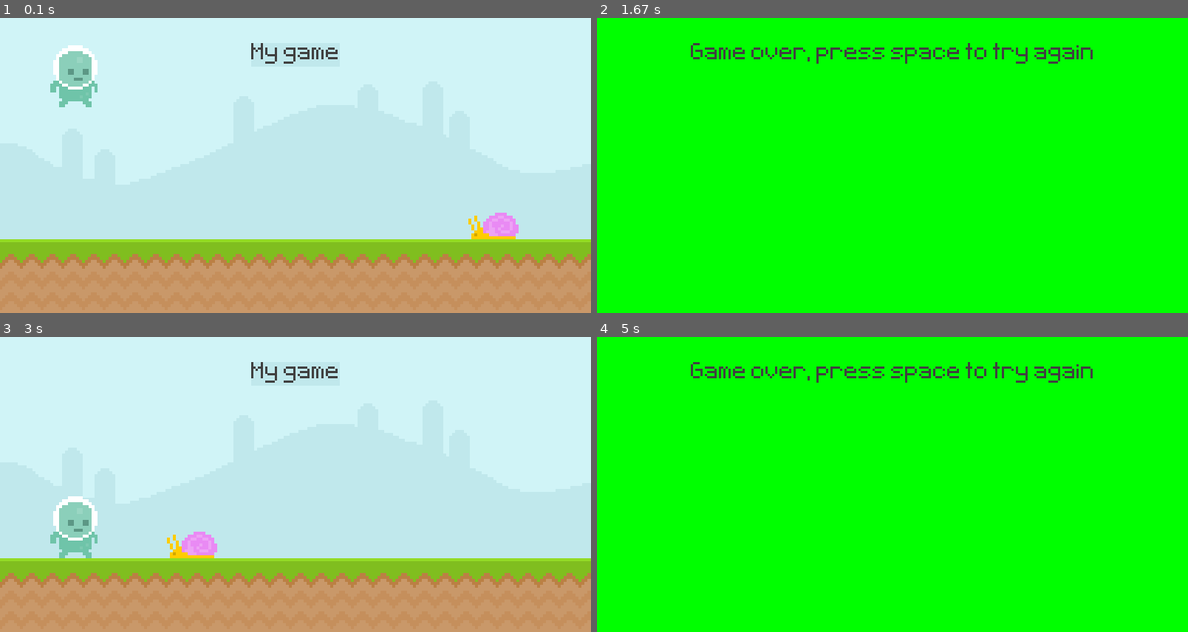
Above: before the commit, frames 1-4 (two rows, left to right).
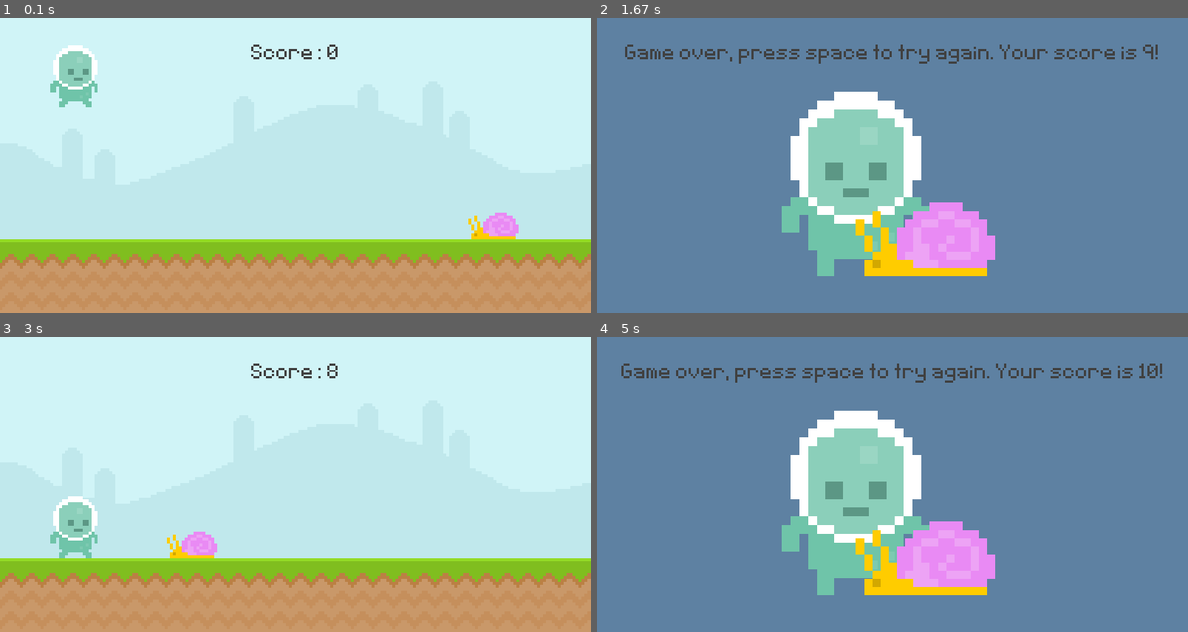
Above: after the commit, the same moments.

Repository: JackMcQuack/pygame-tutorial
Game: pygame game, started from main.py
Same seed, same stepped clock (60 frames per second), same inputs: the game is played once before the commit and once after it.
Inputs (mouse positions are in pixels of both pictures, inside the frame that each line leads up to):
- Up to frame 1 (0.1 s): no input
- Up to frame 2 (1.67 s): click (667, 206) at 0.38 s
- Up to frame 3 (3 s): tap Space at 1.67 s; click (70, 525) at 2.05 s
- Up to frame 4 (5 s): tap Space at 3.33 s; click (667, 525) at 3.72 s

The runs differ from the first frame. In frame 1, 0.4% of the frame differs, in the area x 42-58%, y 8-16%; in frame 2, 100%; in frame 3, 0.4%; in frame 4, 100%, in the area x 0-100%, y 0-100%.

Commit message:
Added a scoring system and recolored the end screen.

Diff:
--- a/main.py
+++ b/main.py
@@ -1,27 +1,43 @@
 import pygame
 from sys import exit
+
+def display_score():
+    global current_time
+    current_time = (pygame.time.get_ticks() - start_time) // 150
+    score_surface = test_font.render(f'Score: {current_time}', False, (64, 64, 64))
+    score_rect = score_surface.get_rect(center = (400, 50))
+    screen.blit(score_surface, score_rect)
 
 pygame.init()
 screen = pygame.display.set_mode((800, 400))
 pygame.display.set_caption("Pygame Demo")
 clock = pygame.time.Clock()
-test_font = pygame.font.Font("font/Pixeltype.ttf", 50)
+test_font = pygame.font.Font("font/Pixeltype.ttf", 45)
 game_active = True
+start_time = 0
+current_time = 0
 
 sky_surface = pygame.image.load("graphics/Sky.png").convert_alpha()
 ground_surface = pygame.image.load("graphics/ground.png").convert_alpha()
 
-text_surface = test_font.render("My game", False, (64, 64, 64))
-text2_surface = test_font.render("Game over, press space to try again", False, (64, 64, 64))
-text_rect = text_surface.get_rect(center = (400, 50))
-text2_rect = text2_surface.get_rect(center = (400, 50))
+# text_surface = test_font.render("My game", False, (64, 64, 64))
+# text_rect = text_surface.get_rect(center = (400, 50))
+
 snail_surface = pygame.image.load("graphics/snail/snail1.png")
 snail_rect = snail_surface.get_rect(midbottom = (700, 300))
 
 player_gravity = 0
-
 player_surface = pygame.image.load("graphics/player/player_walk_1.png").convert_alpha()
 player_rect = player_surface.get_rect(midbottom = (100, 100))
+
+player_stand_surface = pygame.image.load("graphics/player/player_stand.png")
+player_stand_scaled = pygame.transform.scale(player_stand_surface, (200, 250))
+player_stand_rect = player_stand_scaled.get_rect(midbottom = (350, 350))
+
+snail_stand_surface = pygame.image.load("graphics/snail/snail1.png")
+snail_stand_scaled = pygame.transform.scale(snail_stand_surface, (200, 100))
+snail_stand_rect = snail_stand_scaled.get_rect(midbottom = (450, 350))
+
 while True:
     for event in pygame.event.get():
         if event.type == pygame.QUIT:
@@ -31,10 +47,10 @@
             if event.key == pygame.K_SPACE:
                 if game_active and player_rect.bottom == 300:
                     player_gravity = -20
-                else:
+                if not game_active:
+                    start_time = pygame.time.get_ticks()
                     snail_rect.left = 700
                     game_active = True
-
 
         if event.type == pygame.MOUSEBUTTONDOWN:
             if player_rect.collidepoint(event.pos) and player_rect.bottom == 300:
@@ -43,9 +59,12 @@
     if game_active:
         screen.blit(sky_surface, (0, 0))
         screen.blit(ground_surface, (0, 300))
-        pygame.draw.rect(screen, '#c0e8ec', text_rect)
-        pygame.draw.rect(screen, '#c0e8ec', text_rect, 20)
-        screen.blit(text_surface, text_rect)
+
+        display_score()
+        # pygame.draw.rect(screen, '#c0e8ec', text_rect)
+        # pygame.draw.rect(screen, '#c0e8ec', text_rect, 20)
+        # screen.blit(text_surface, text_rect)
+
         screen.blit(snail_surface, snail_rect)
         if snail_rect.right <= 0:
             snail_rect.left = 800
@@ -59,8 +78,12 @@
         if snail_rect.colliderect(player_rect):
             game_active = False
     else:
-        screen.fill('Green')
-        screen.blit(text2_surface, text2_rect)
+        endtext_surface = test_font.render(f"Game over, press space to try again. Your score is {current_time}!", False, (64, 64, 64))
+        endtext_rect = endtext_surface.get_rect(center = (400, 50))
+        screen.fill((94, 129, 162))
+        screen.blit(endtext_surface, endtext_rect)
+        screen.blit(player_stand_scaled, player_stand_rect)
+        screen.blit(snail_stand_scaled, snail_stand_rect)
 
     pygame.display.update()
     clock.tick(60)
